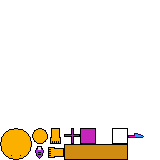
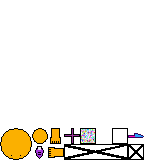
The second 160x160 image is a revision of the first. Changes to its layers:
painted on "Слой 15" over (65, 144, 129, 159)
added layer "Слой 14 kопировать копия 2" above "Слой 14 kопировать копия 3" over (128, 144, 144, 160)
renamed "Слой 14" to "Слой 14 kопировать копия 3", moved it above "Слой 14 kопировать копия", painted on it over (81, 129, 95, 143)
